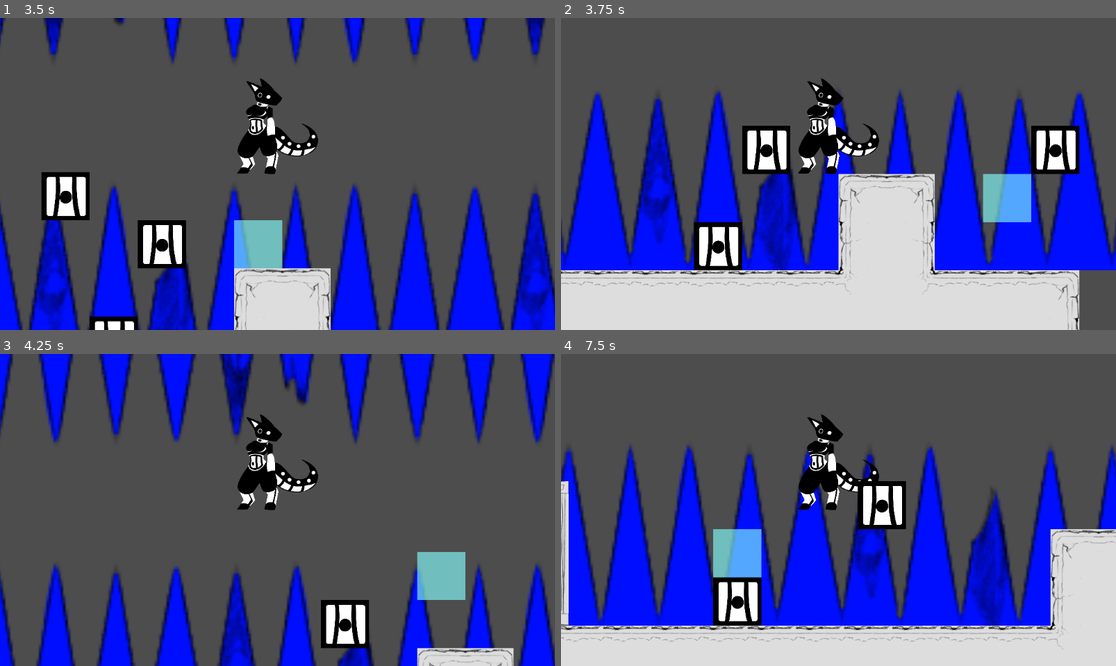
Above: before the commit, frames 1-4 (two rows, left to right).
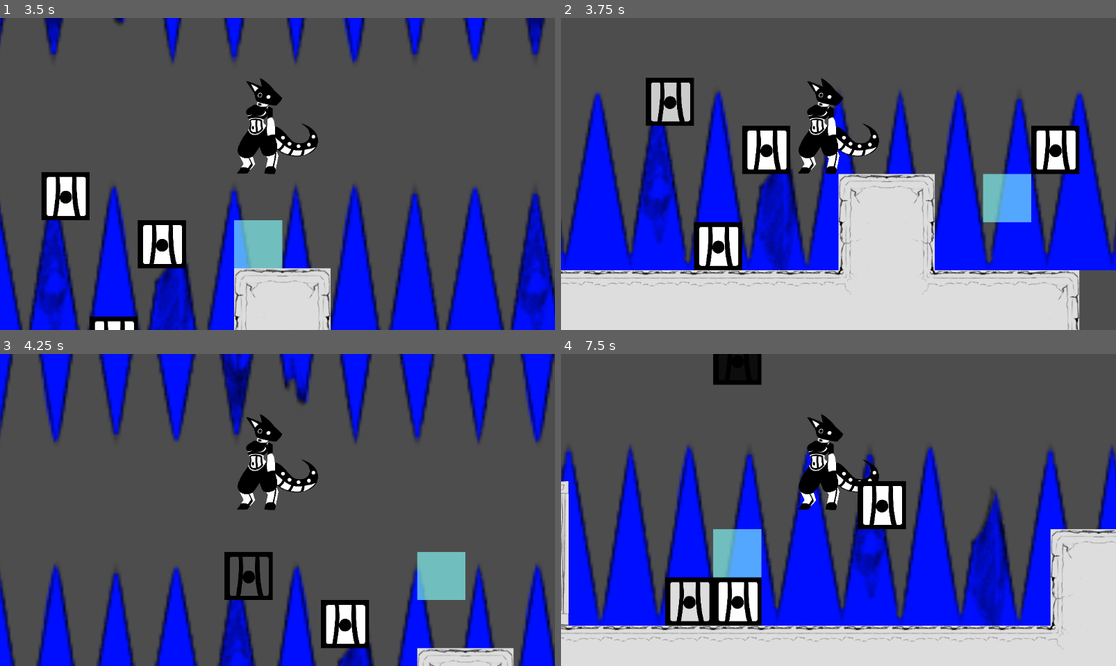
Above: after the commit, the same moments.

Repository: scales-in-git/TeamTime
Game: Godot game, scene res://Scenes/Levels/Debug/DebugLevel.tscn
Same seed, same stepped clock (60 frames per second), same inputs: the game is played once before the commit and once after it. The project has no main scene, so this scene is started directly.
Inputs (mouse positions are in pixels of both pictures, inside the frame that each line leads up to):
- Up to frame 1 (3.5 s): tap Enter at 0.5 s; move the mouse to (399, 158) at 0.52 s; press the mouse at (399, 158) at 0.53 s; hold D (player_right) 0.53-1.28 s; tap Space (player_jump) at 0.77, 1.52, 2.75, 3.02 s; move the mouse to (166, 189) at 1.27 s; release the mouse at (166, 189) at 1.28 s; hold A (player_left) 1.28-2.03 s; click (166, 189) at 1.35 s; move the mouse to (333, 105) at 2.02 s; press the mouse at (333, 105) at 2.03 s; hold D (player_right) from 2.03 s (still down); move the mouse to (249, 236) at 2.77 s; release the mouse at (249, 236) at 2.78 s; click (249, 236) at 2.85 s
- Up to frame 2 (3.75 s): move the mouse to (1005, 220) at 3.52 s; release D (player_right) at 3.53 s; press the mouse at (1005, 220) at 3.53 s; hold A (player_left) from 3.53 s (still down)
- Up to frame 3 (4.25 s): keep holding A (player_left); tap Space (player_jump) at 3.77 s
- Up to frame 4 (7.5 s): move the mouse to (672, 463) at 4.27 s; release the mouse at (672, 463) at 4.28 s; click (672, 463) at 4.35 s; tap Space (player_jump) at 4.52, 6.02, 6.77, 7.25 s; move the mouse to (866, 510) at 5.02 s; press the mouse at (866, 510) at 5.03 s; tap Enter at 5.75 s; move the mouse to (755, 432) at 5.77 s; release A (player_left) at 5.78 s; release the mouse at (755, 432) at 5.78 s; hold D (player_right) from 5.78 s (still down); click (755, 432) at 5.85 s; move the mouse to (960, 494) at 6.52 s; press the mouse at (960, 494) at 6.53 s; move the mouse to (727, 525) at 7.27 s; release the mouse at (727, 525) at 7.28 s; click (727, 525) at 7.35 s

Frame 1 is identical in both runs. In frame 2, 1.3% of the frame differs, in the area x 15-25%, y 19-35%; in frame 3, 0.9%; in frame 4, 2.2%, in the area x 18-37%, y 0-88%.

Commit message:
Blocks animate away

Diff:
--- a/Scenes/Characters/Player/Block/PlacedBlock.gd
+++ b/Scenes/Characters/Player/Block/PlacedBlock.gd
@@ -3,3 +3,23 @@
 
 # Maybe have functions for deleting visually?
 # Either way, this script needs to exist for the class_name.
+
+
+
+@onready var static_body := $%StaticBody
+
+# With animations and stuff
+func fancy_delete():
+	static_body.set_collision_layer_value(1, false)
+
+	# Play an audio sound first
+	var tween := get_tree().create_tween()
+	tween.tween_property(self, "modulate", Color.BLACK, 1)
+	tween.tween_callback(queue_free)
+	tween.play()
+
+	return tween
+
+
+func set_last():
+	modulate = Color.YELLOW
--- a/Scenes/Characters/Player/Block/PlacedBlock.tscn
+++ b/Scenes/Characters/Player/Block/PlacedBlock.tscn
@@ -15,10 +15,11 @@
 texture = ExtResource("1_uumfr")
 centered = false
 
-[node name="StaticBody2D" type="StaticBody2D" parent="."]
+[node name="StaticBody" type="StaticBody2D" parent="."]
+unique_name_in_owner = true
 collision_layer = 3
 collision_mask = 3
 
-[node name="CollisionShape2D" type="CollisionShape2D" parent="StaticBody2D"]
+[node name="CollisionShape2D" type="CollisionShape2D" parent="StaticBody"]
 position = Vector2(50, 50)
 shape = SubResource("RectangleShape2D_uumfr")
--- a/Scenes/Characters/Player/BlockPlaceHelper.gd
+++ b/Scenes/Characters/Player/BlockPlaceHelper.gd
@@ -22,7 +22,6 @@
 
 # Append and pop_front
 func _input(event: InputEvent):
-
 	if event.is_action_pressed("player_block_place"):
 		var new_block := PlacedBlock.instantiate()
 		new_block.global_position = block_collision_detector.global_position
@@ -38,9 +37,7 @@
 
 		if placed_block_queue.size() > max_placeable_blocks:
 			var last_block = placed_block_queue.pop_front()
-			# Remove collision (maybe just layer 1)
-			# Play block destorying animation
-			last_block.queue_free()
+			last_block.fancy_delete()
 	pass
 
 func _physics_process(_delta: float) -> void:
